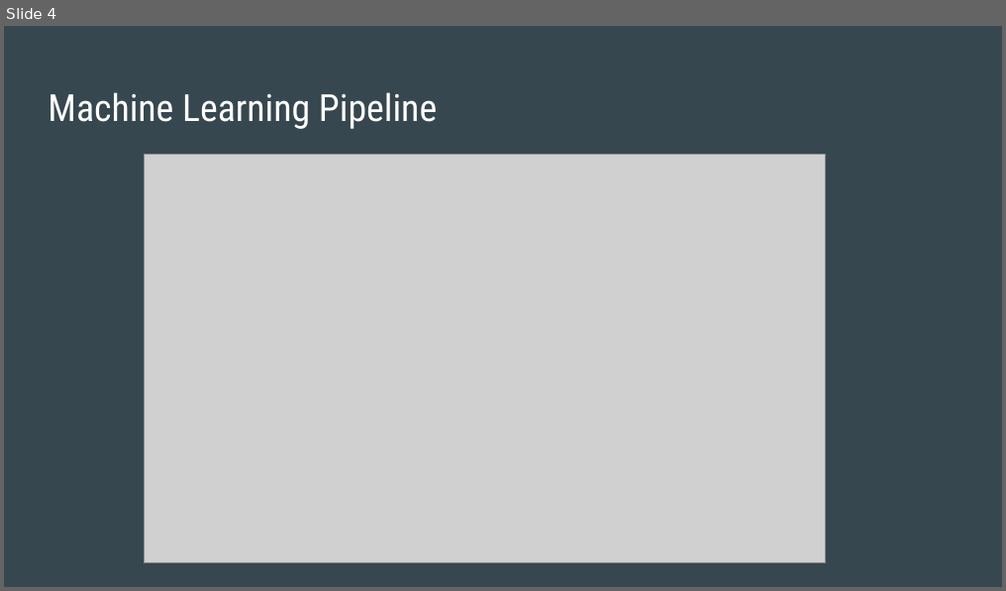
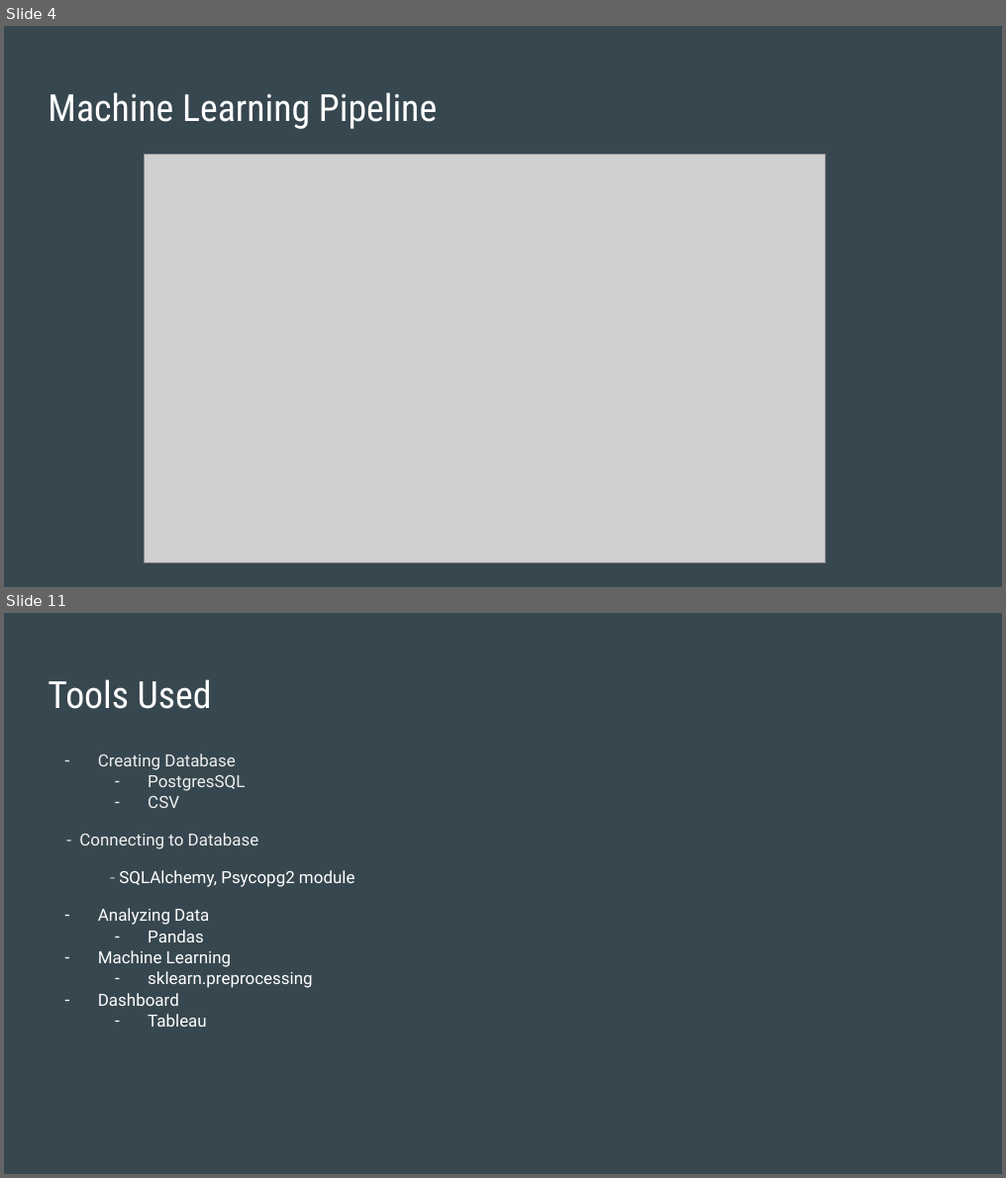
Before and after one commit to daniduce/Final-Project, a slide deck: Weather Patterns.pptx. Shown one above the other, each under a label of ours: slide 4 before the commit, slides 4 and 11 after it; the slides between them are not shown. The pictures are 1006x591 and 1006x1178 pixels, drawn with LibreOffice and Linux fonts; fonts in the diff are those of the drawing; grey boxes stand for pictures. Boxes give left, top, right and bottom in pixels: in the first picture for what was removed or moved away, otherwise in the second. Text is boxed around its words. In the diff, an @@ line names an element or a change of style, - is before the commit and + after.

```diff
--- a/Weather Patterns.pptx
+++ b/Weather Patterns.pptx
@@ slide 11 added at [4,613,1002,1174], background #37474F @@
@@ title added at [48,679,212,709], 27 pt, text #FFFFFF @@
+Tools Used
@@ text added at [79,754,355,1027], 12.1 pt, text #FFFFFF @@
+– Creating Database
+  – PostgresSQL
+  – CSV
+- Connecting to Database
+- SQLAlchemy, Psycopg2 module
+– Analyzing Data
+  – Pandas
+– Machine Learning
+  – sklearn.preprocessing
+– Dashboard
+  – Tableau
```
Also in this commit, not shown: 2 slides changed, 5 other slides added, 1 slide removed, 1 other file.
